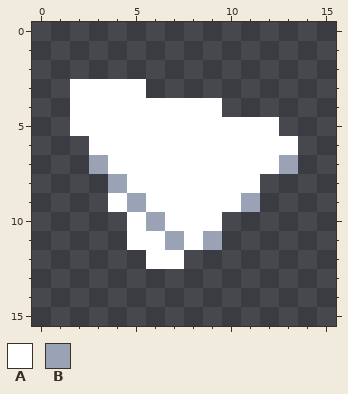
Pixel-art file: ui/sprites/keywords/flying.aseprite. The picture above is the old version.
16x16 pixels, 1 frame.
Palette (. is transparent): A #ffffff  B #9aa3b5
Pixels before, first column x 2:
 3 AAAA........
 4 AAAAAAAA....
 5 AAAAAAAAAAA.
 6 .AAAAAAAAAAA
 7 .BAAAAAAAAAB
 8 ..BAAAAAAA..
 9 ..ABAAAAAB..
10 ...ABAAA....
11 ...AABAB....
12 ....AA......
Now the later version:
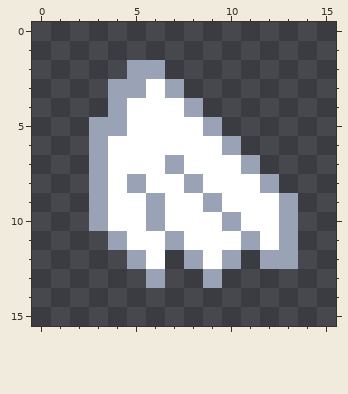
Changes in this commit:
Changed rows in their new state; - is an unchanged pixel.
first column x 2:
 2 ---BB-------
 3 ..BBAB------
 4 ..B---B.----
 5 .BB----B...-
 6 -B------B...
 7 -----B---B..
 8 -BAB--B---B-
 9 -B-AB--B-AAB
10 -BA-----BAAB
11 --B----AABAB
12 ---B-.BAB-BB
13 ----B--B----
